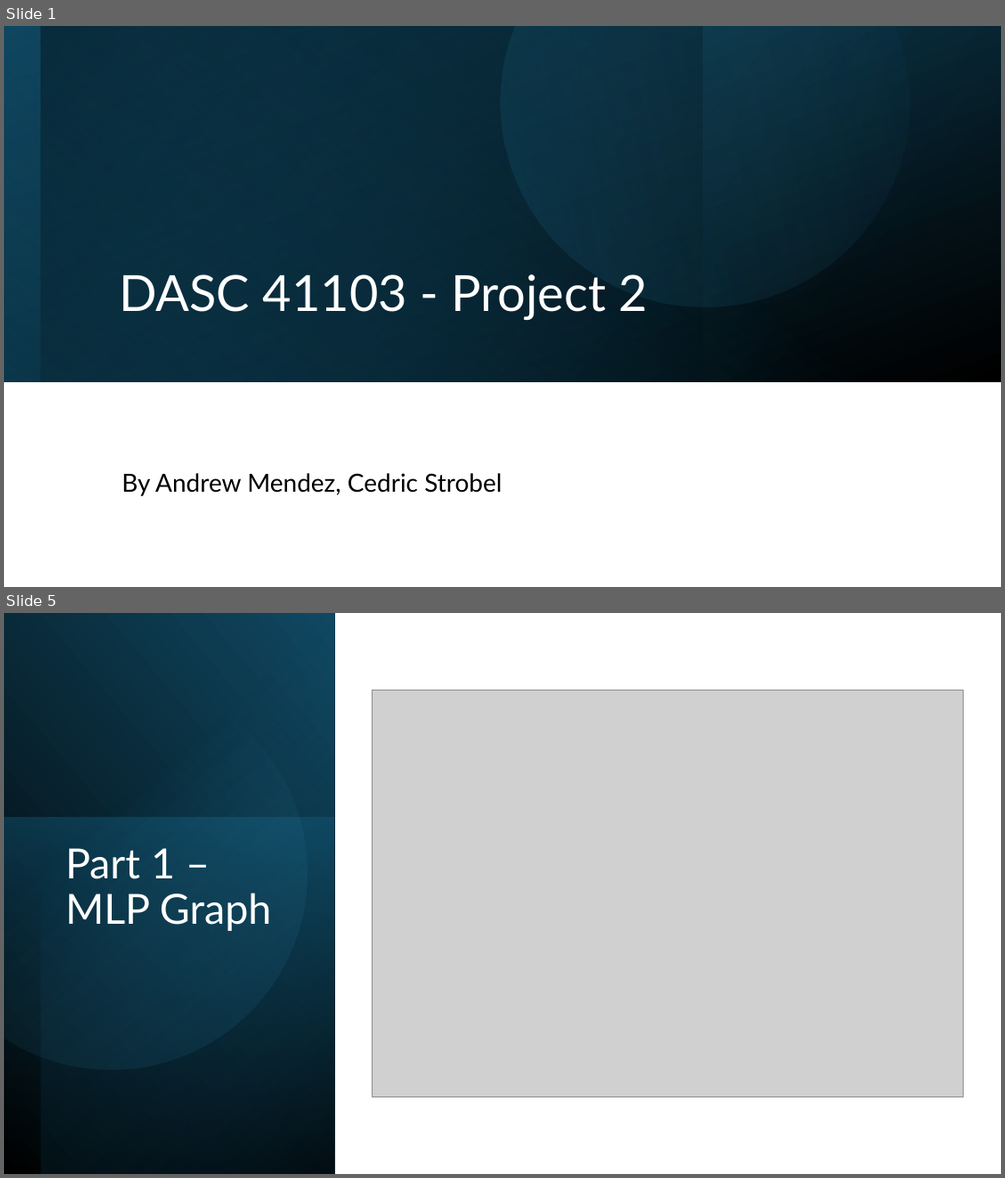
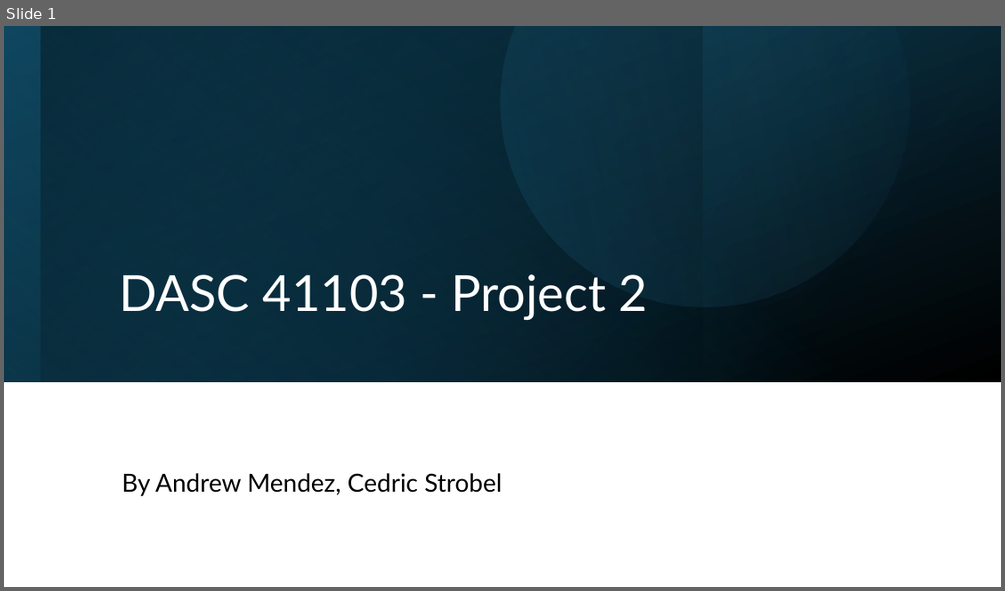
Before and after one commit to cedricstrobel/DASC_Project3, a slide deck: Project_3_Powerpoint.pptx. Shown one above the other, each under a label of ours: slides 1 and 5 before the commit, slide 1 after it; the slides between them are not shown. The pictures are 1005x1178 and 1005x591 pixels, drawn with LibreOffice and Linux fonts; fonts in the diff are those of the drawing; grey boxes stand for pictures. Boxes give left, top, right and bottom in pixels: in the first picture for what was removed or moved away, otherwise in the second. Text is boxed around its words. In the diff, an @@ line names an element or a change of style, - is before the commit and + after.

```diff
--- a/Project_3_Powerpoint.pptx
+++ b/Project_3_Powerpoint.pptx
@@ slide 5 removed at bbox=[4, 613, 1001, 1174], background #FFFFFF @@
@@ rectangle removed at bbox=[4, 613, 334, 1174] @@
@@ rectangle removed at bbox=[41, 613, 334, 1174] @@
@@ freeform shape removed at bbox=[4, 652, 342, 1104] @@
@@ picture removed at bbox=[372, 690, 963, 1096] @@
@@ rectangle removed at bbox=[4, 818, 334, 1174] @@
@@ title removed at bbox=[65, 848, 272, 931] @@
-Part 1 – MLP Graph
```
Also in this commit, not shown: 1 slide changed, 18 slides added, 6 other slides removed, 26 other files.
